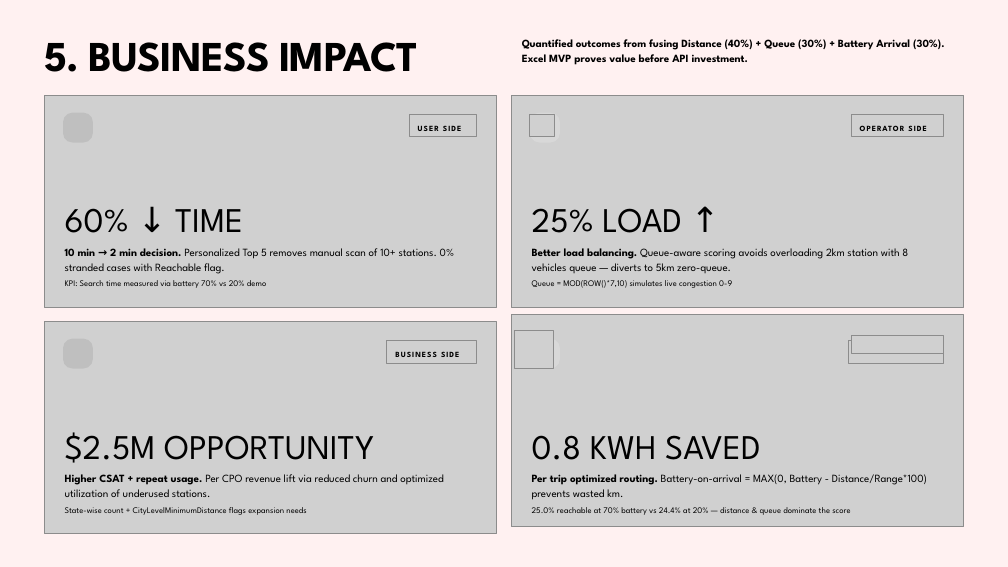
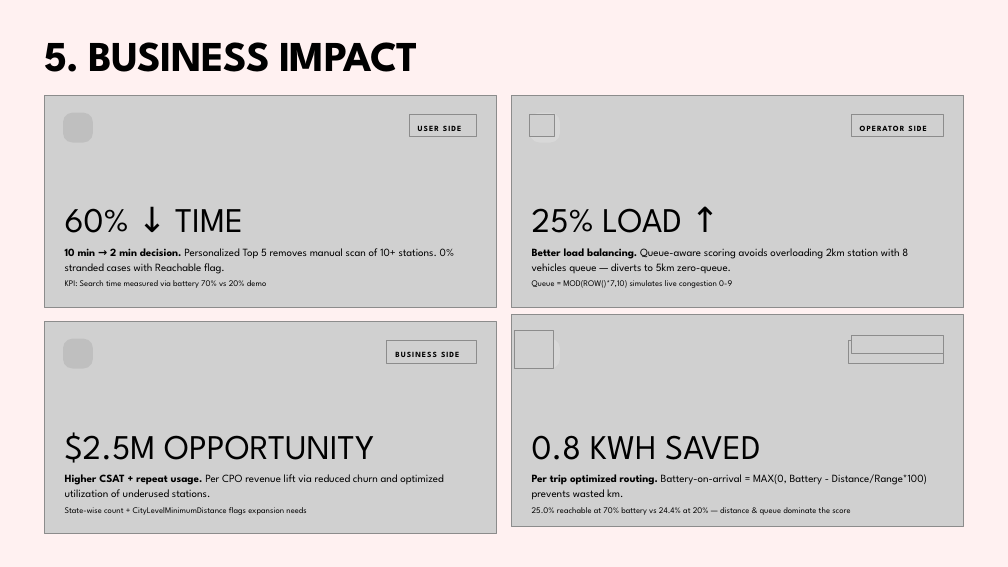
Before and after one commit to JEISAMATHEW/EV_Recommendation_Dashboard, a slide deck: slide 7 of EV Recommendation Dashboard.pptx. Drawn at 1008x567 pixels with LibreOffice and Linux fonts; fonts in the diff are those of the drawing; grey boxes stand for pictures; background and template pictures are left out. Boxes give left, top, right and bottom in pixels: in the first picture for what was removed or moved away, otherwise in the second. Text is boxed around its words. In the diff, an @@ line names an element or a change of style, - is before the commit and + after.

```diff
--- a/EV Recommendation Dashboard.pptx
+++ b/EV Recommendation Dashboard.pptx
@@ text removed at [522, 39, 945, 65] @@
-Quantified outcomes from fusing Distance (40%) + Queue (30%) + Battery Arrival (30%). Excel MVP proves value before API investment.
```
Also in this commit, not shown: 1 other slide changed, 2 other files.
